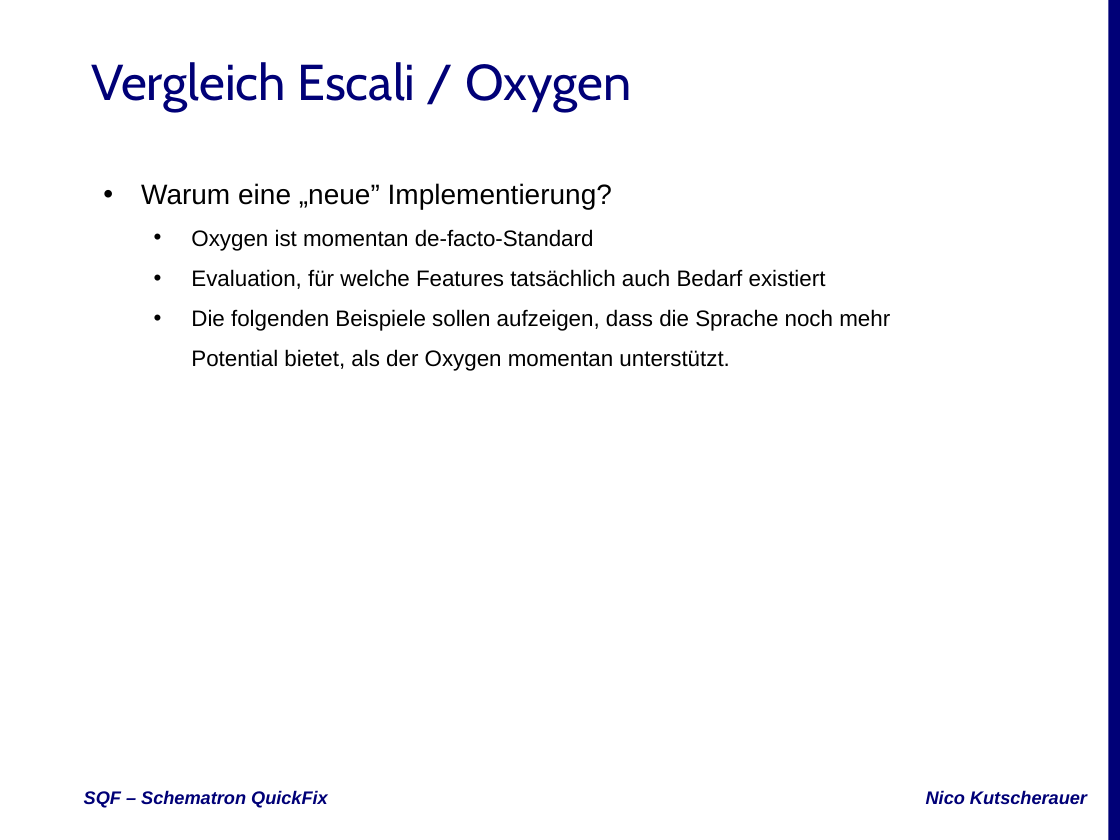
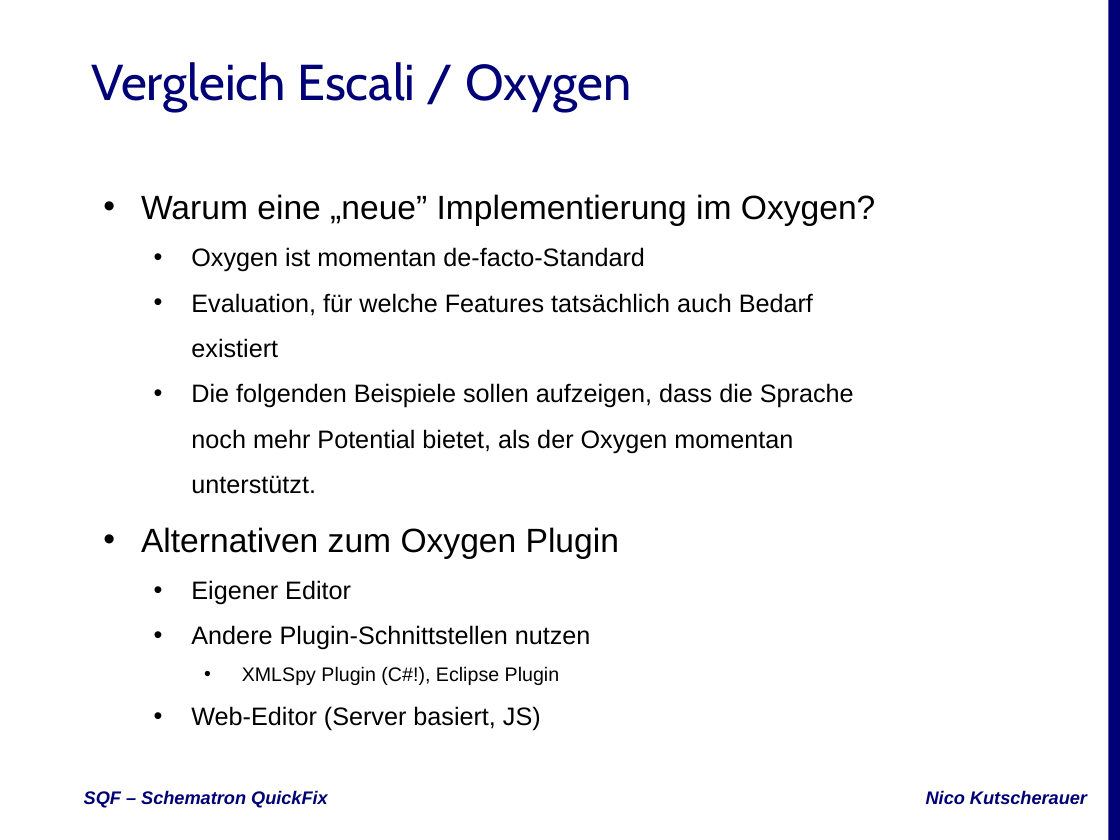
Before and after one commit to nkutsche/SchematronQuickFix-2017-11-17, a slide deck: slide 19 of SQF-Escali.pptx (slide 7 before the commit). Drawn at 1120x840 pixels with LibreOffice and Linux fonts; fonts in the diff are those of the drawing; background and template pictures are left out. Boxes give left, top, right and bottom in pixels: in the first picture for what was removed or moved away, otherwise in the second. Text is boxed around its words. In the diff, an @@ line names an element or a change of style, - is before the commit and + after.

```diff
--- a/SQF-Escali.pptx
+++ b/SQF-Escali.pptx
@@ subtitle "Warum eine „neue” Implementierung im ...": place and size @@
-subtitle "Warum eine „neue” Implementierung im ..." at (141,183,890,371)
+subtitle "Warum eine „neue” Implementierung im ..." at (141,194,875,731)
@@ subtitle at (141,194,875,226): text changed; size 20 to 24 pt @@
-• Warum eine „neue” Implementierung?
+• Warum eine „neue” Implementierung im Oxygen?
@@ subtitle at (191,247,854,494): size 16 to 18 pt in "Oxygen ist momentan de-facto-Standard", "Evaluation, für welche Features tatsächlich auch Bedarf ...", "Die folgenden Beispiele sollen aufzeigen, dass die ..." @@
@@ subtitle at (141,527,619,731): paragraphs added @@
+• Alternativen zum Oxygen Plugin
+  • Eigener Editor
+  • Andere Plugin-Schnittstellen nutzen
+    • XMLSpy Plugin (C#!), Eclipse Plugin
+  • Web-Editor (Server basiert, JS)
```
Also in this commit, not shown: 6 other slides changed, 22 slides added, 1 slide removed, 4 other files.
